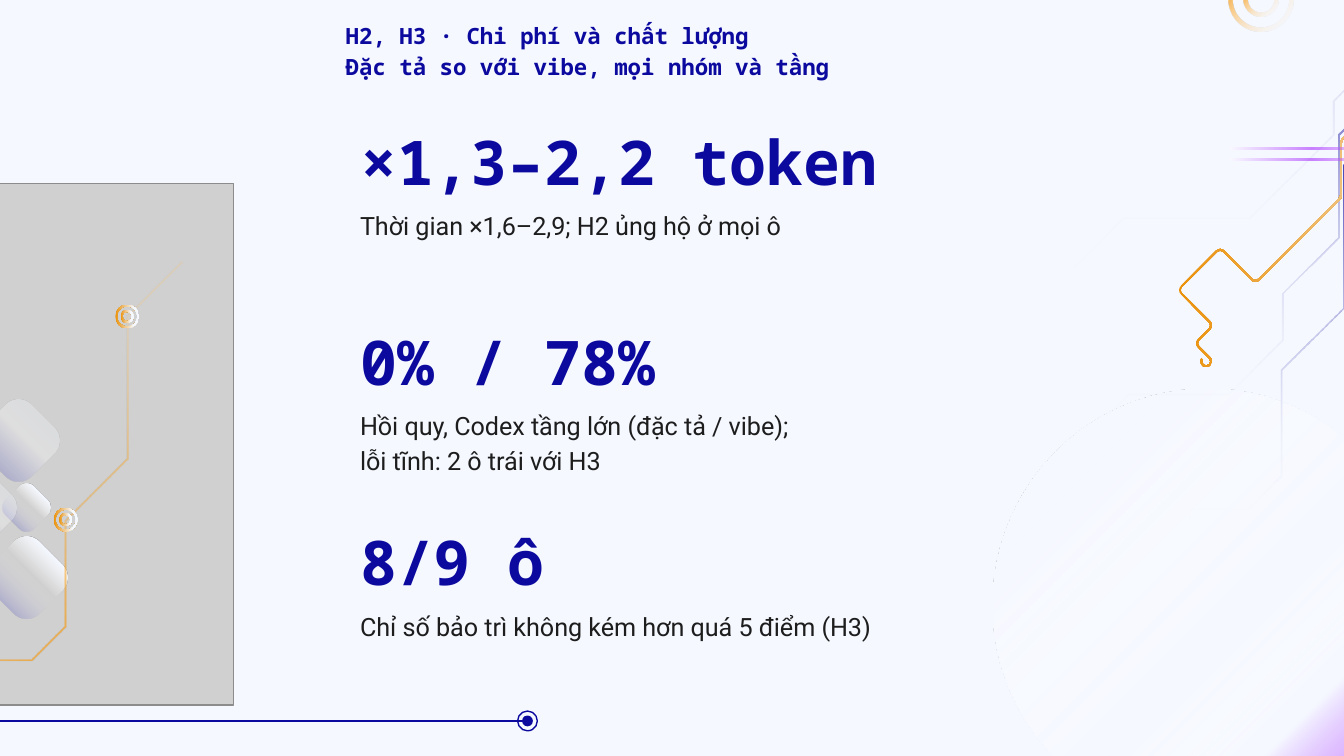
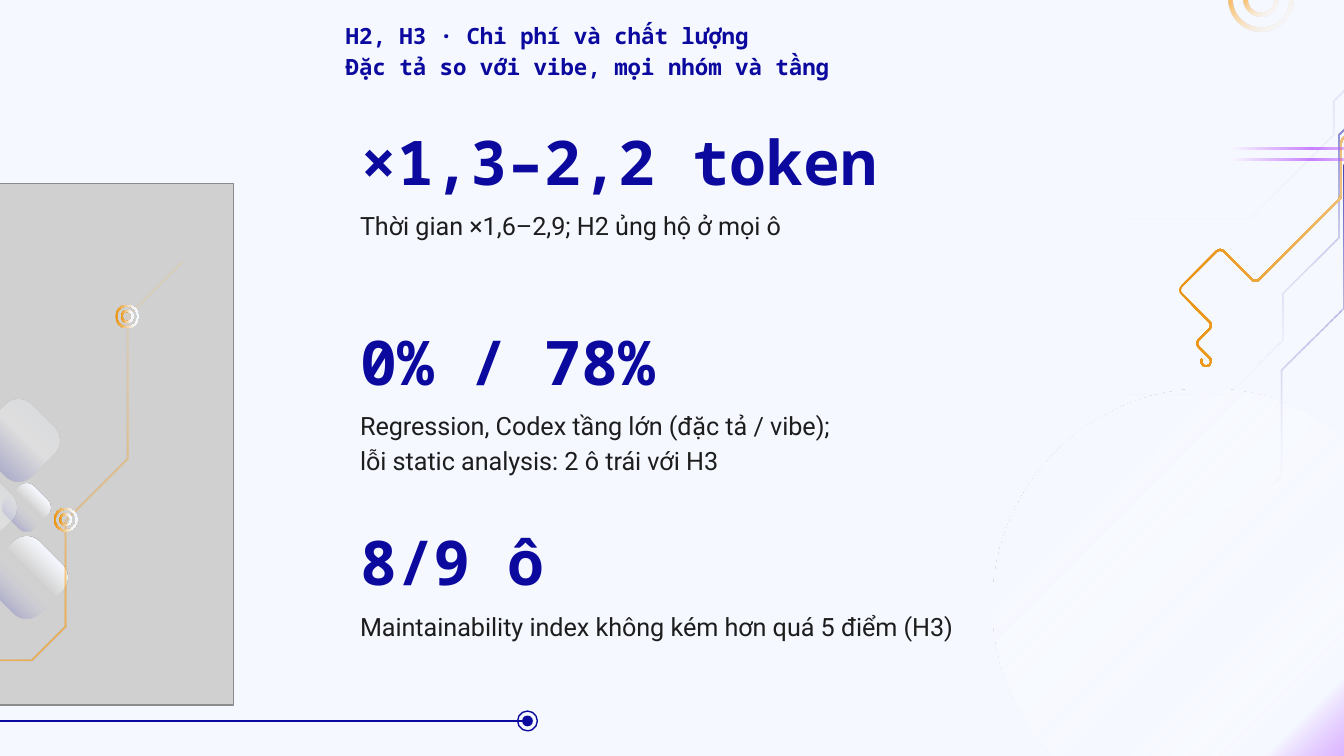
Before and after one commit to doanan293/vipharmind-ai-sdlc-study, a slide deck: slide 18 of docs/presentation/vipharmind-slides.pptx. Drawn at 1344x756 pixels with LibreOffice and Linux fonts; fonts in the diff are those of the drawing; grey boxes stand for pictures. Boxes give left, top, right and bottom in pixels: in the first picture for what was removed or moved away, otherwise in the second. Text is boxed around its words. In the diff, an @@ line names an element or a change of style, - is before the commit and + after.

```diff
--- a/docs/presentation/vipharmind-slides.pptx
+++ b/docs/presentation/vipharmind-slides.pptx
@@ text at bbox=[360, 414, 830, 476]: text changed @@
-Hồi quy, Codex tầng lớn (đặc tả / vibe);
-lỗi tĩnh: 2 ô trái với H3
+Regression, Codex tầng lớn (đặc tả / vibe);
+lỗi static analysis: 2 ô trái với H3
@@ text at bbox=[360, 615, 953, 642]: text changed @@
-Chỉ số bảo trì không kém hơn quá 5 điểm (H3)
+Maintainability index không kém hơn quá 5 điểm (H3)
```
Also in this commit, not shown: 16 other slides changed, 27 other files.
